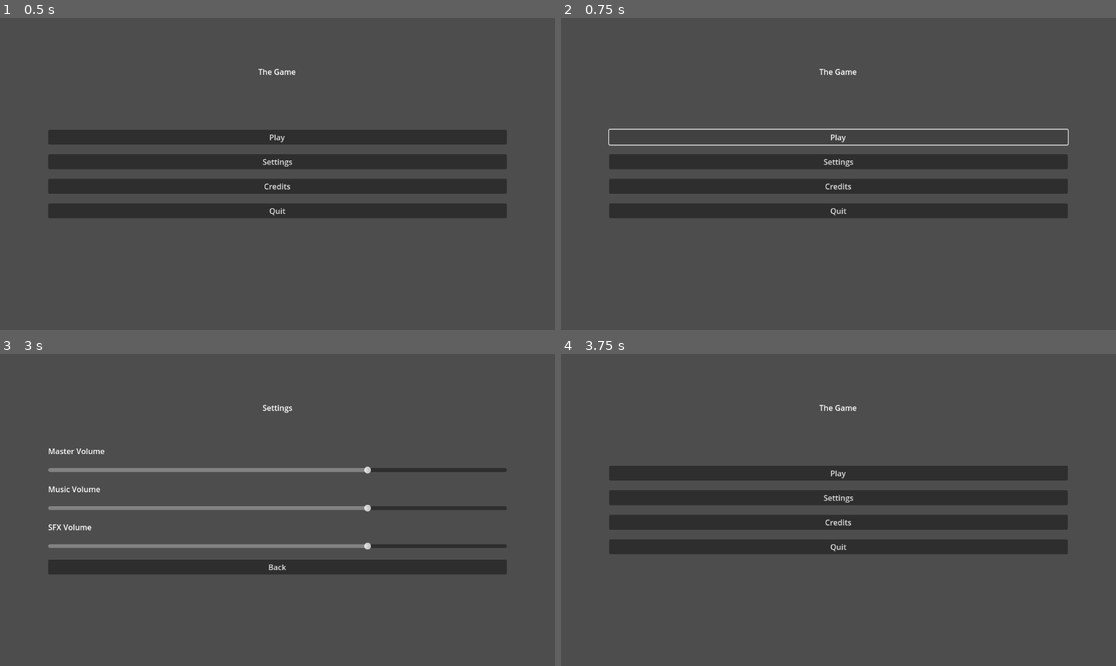
Above: before the commit, frames 1-4 (two rows, left to right).
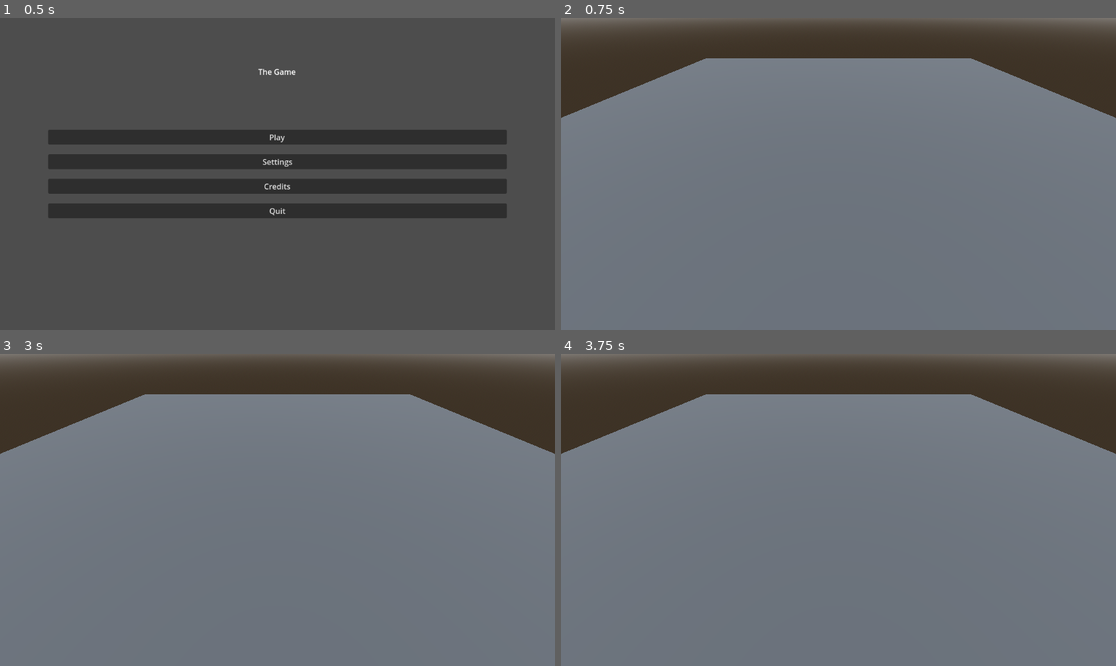
Above: after the commit, the same moments.

Repository: Zailef/GameOff2024
Game: Godot game, scene res://scenes/menus/main_menu/main_menu.tscn
The game is run twice, just before and just after one commit, with the same random seed, the same clock (stepped at 60 frames per second) and the same inputs.
Inputs (mouse positions are in pixels of both pictures, inside the frame that each line leads up to):
- Up to frame 1 (0.5 s): no input
- Up to frame 2 (0.75 s): click "Play" at 0.5 s
- Up to frame 3 (3 s): click (277, 472) at 1.25 s, where only the run before the commit has a clickable "Play"; click (277, 472) at 2 s, where only the run before the commit has a clickable "Play"; click (277, 497) at 2.75 s, where only the run before the commit has a clickable "Settings"
- Up to frame 4 (3.75 s): click (838, 566) at 3.5 s, where only the run before the commit has a clickable "Back"

Frame 1 is identical in both runs. In frame 2, 96% of the frame differs, in the area x 0-100%, y 0-100%; in frame 3, 94%; in frame 4, 96%.

Commit message:
Add a temporary sandbox scene

Diff:
--- /dev/null
+++ b/scenes/levels/sandbox.tscn
@@ -0,0 +1,34 @@
+[gd_scene load_steps=5 format=3 uid="uid://dbcs2ke7l76a2"]
+
+[sub_resource type="ProceduralSkyMaterial" id="ProceduralSkyMaterial_kgrn6"]
+sky_horizon_color = Color(0.64625, 0.65575, 0.67075, 1)
+ground_horizon_color = Color(0.64625, 0.65575, 0.67075, 1)
+
+[sub_resource type="Sky" id="Sky_73i75"]
+sky_material = SubResource("ProceduralSkyMaterial_kgrn6")
+
+[sub_resource type="Environment" id="Environment_hw884"]
+background_mode = 2
+sky = SubResource("Sky_73i75")
+tonemap_mode = 2
+
+[sub_resource type="StandardMaterial3D" id="StandardMaterial3D_v12sb"]
+albedo_color = Color(0.219501, 0.219501, 0.219501, 1)
+
+[node name="Sandbox" type="Node3D"]
+
+[node name="WorldEnvironment" type="WorldEnvironment" parent="."]
+environment = SubResource("Environment_hw884")
+
+[node name="DirectionalLight3D" type="DirectionalLight3D" parent="."]
+transform = Transform3D(-0.866025, -0.433013, 0.25, 0, 0.5, 0.866025, -0.5, 0.75, -0.433013, 0, 0, 0)
+shadow_enabled = true
+
+[node name="Floor" type="CSGBox3D" parent="."]
+use_collision = true
+collision_mask = 0
+size = Vector3(20, 1, 20)
+material = SubResource("StandardMaterial3D_v12sb")
+
+[node name="Camera3D" type="Camera3D" parent="."]
+transform = Transform3D(1, 0, 0, 0, 0.766997, 0.64165, 0, -0.64165, 0.766997, 0, 3.6486, 7.37857)
--- a/scenes/menus/main_menu/main_menu.gd
+++ b/scenes/menus/main_menu/main_menu.gd
@@ -7,6 +7,7 @@
 
 var settings_menu_scene: PackedScene = preload("res://scenes/menus/settings_menu/settings_menu.tscn")
 var credits_menu_scene: PackedScene = preload("res://scenes/menus/credits_menu/credits_menu.tscn")
+var main_level: PackedScene = preload("res://scenes/levels/sandbox.tscn")
 
 func _ready() -> void:
     play_button.pressed.connect(_on_play_button_pressed)
@@ -15,7 +16,7 @@
     quit_button.pressed.connect(_on_quit_button_pressed)
 
 func _on_play_button_pressed() -> void:
-    pass
+    get_tree().change_scene_to_packed(main_level)
 
 func _on_settings_button_pressed() -> void:
     get_tree().change_scene_to_packed(settings_menu_scene)
